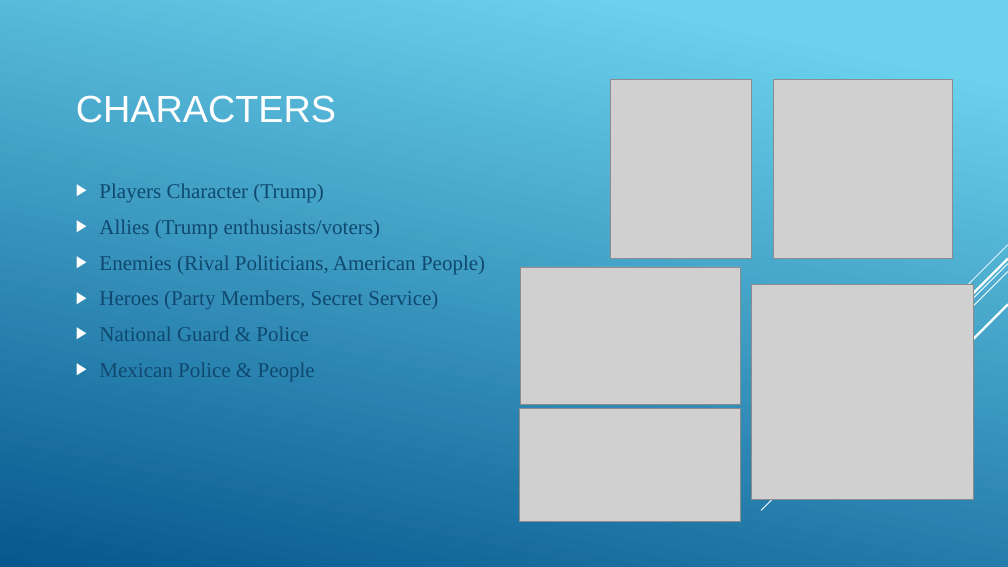
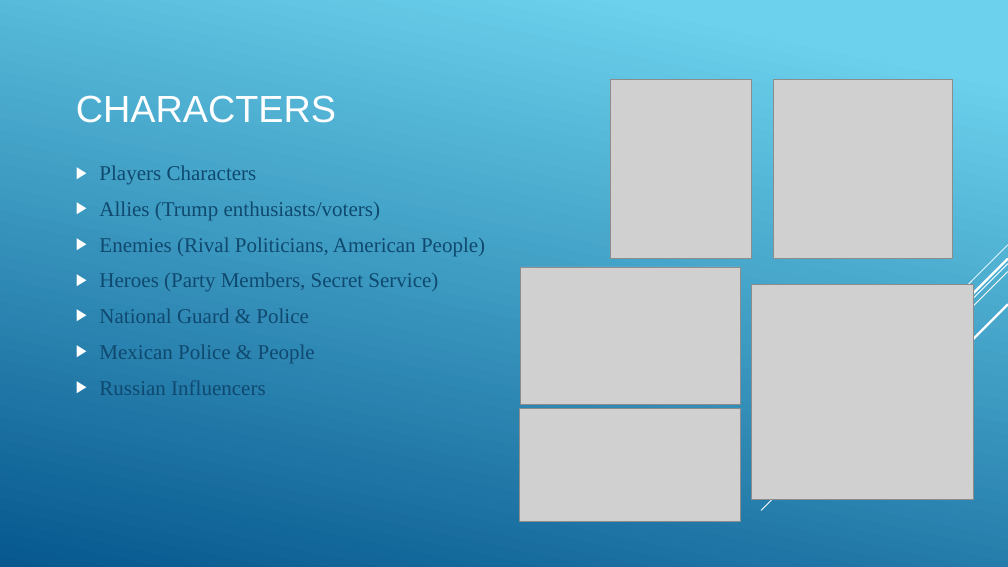
Before and after one commit to ThomasWSimmons/Masters_Uni, a slide deck: slide 9 of Game Design (Dissertation)/Interum Project Presentation/Final Interim Project Pitch (America Down Under).pptx (slide 5 before the commit). Drawn at 1008x567 pixels with LibreOffice and Linux fonts; fonts in the diff are those of the drawing; grey boxes stand for pictures. Boxes give left, top, right and bottom in pixels: in the first picture for what was removed or moved away, otherwise in the second. Text is boxed around its words. In the diff, an @@ line names an element or a change of style, - is before the commit and + after.

```diff
--- a/Game Design (Dissertation)/Interum Project Presentation/Final Interim Project Pitch (America Down Under).pptx
+++ b/Game Design (Dissertation)/Interum Project Presentation/Final Interim Project Pitch (America Down Under).pptx
@@ text at (x1=99, y1=165, x2=257, y2=185): text changed @@
-▶ Players Character (Trump)
+▶ Players Characters
@@ text at (x1=99, y1=380, x2=265, y2=395): paragraph added @@
+▶ Russian Influencers
```
Also in this commit, not shown: 4 other slides changed, 5 slides added, 2 slides removed, 52 other files.
